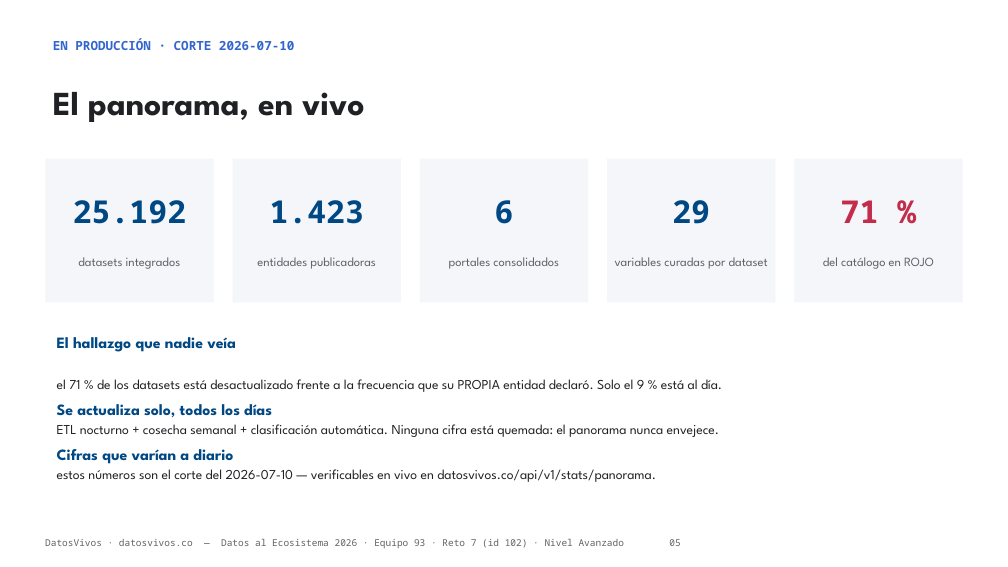
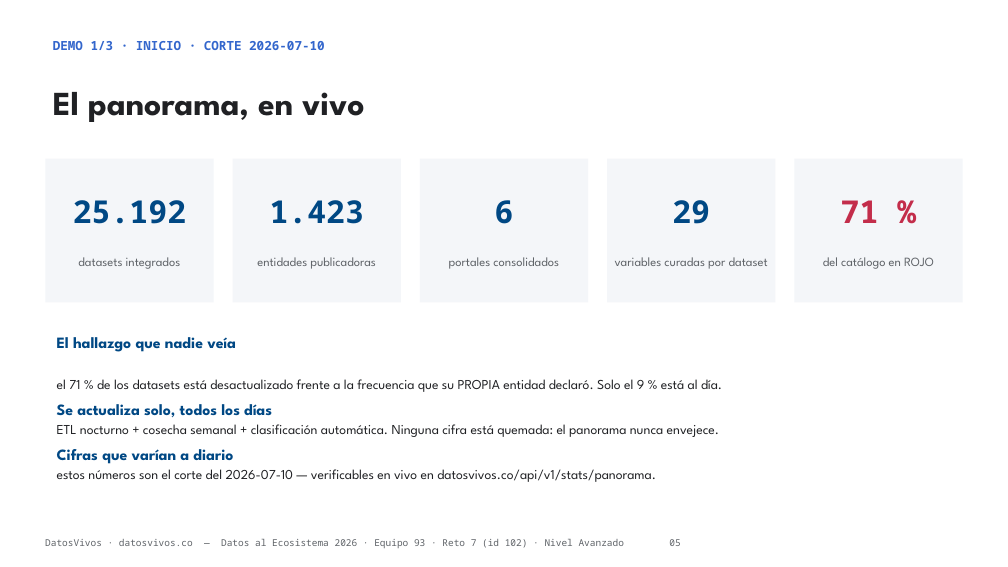
Before and after one commit to jsricop/DatosVivos, a slide deck: slide 5 of recursos/presentacion.pptx. Drawn at 1008x567 pixels with LibreOffice and Linux fonts; fonts in the diff are those of the drawing. Boxes give left, top, right and bottom in pixels: in the first picture for what was removed or moved away, otherwise in the second. Text is boxed around its words. In the diff, an @@ line names an element or a change of style, - is before the commit and + after.

```diff
--- a/recursos/presentacion.pptx
+++ b/recursos/presentacion.pptx
@@ text at [53,41,325,50]: text changed @@
-EN PRODUCCIÓN · CORTE 2026-07-10
+DEMO 1/3 · INICIO · CORTE 2026-07-10
```
Also in this commit, not shown: 3 other slides changed, 3 other files.
